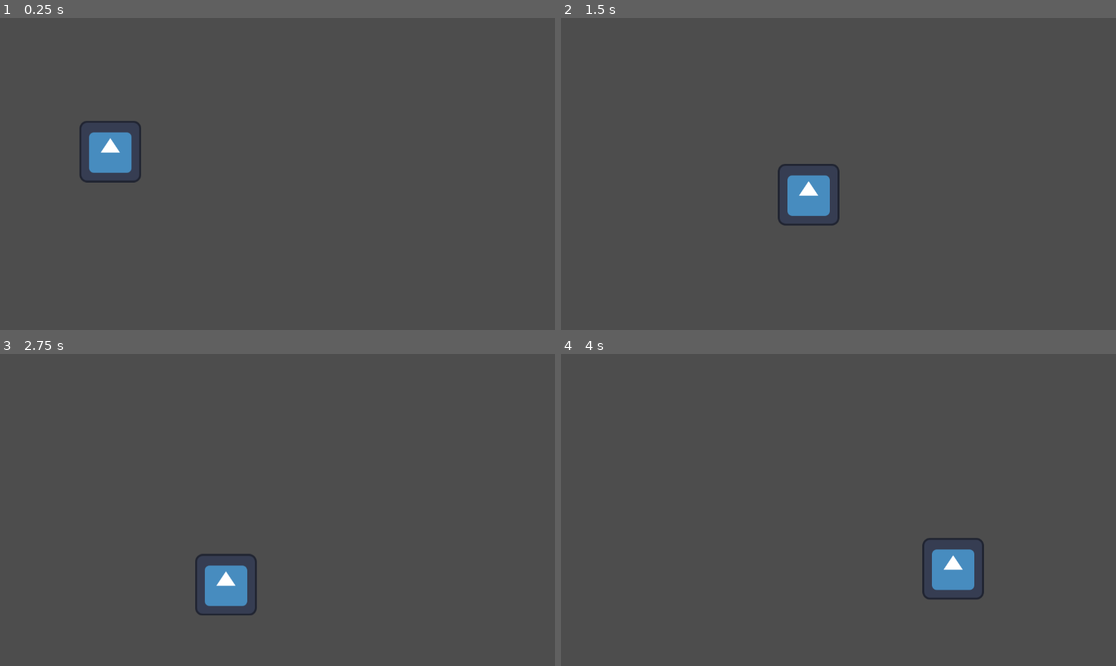
Above: before the commit, frames 1-4 (two rows, left to right).
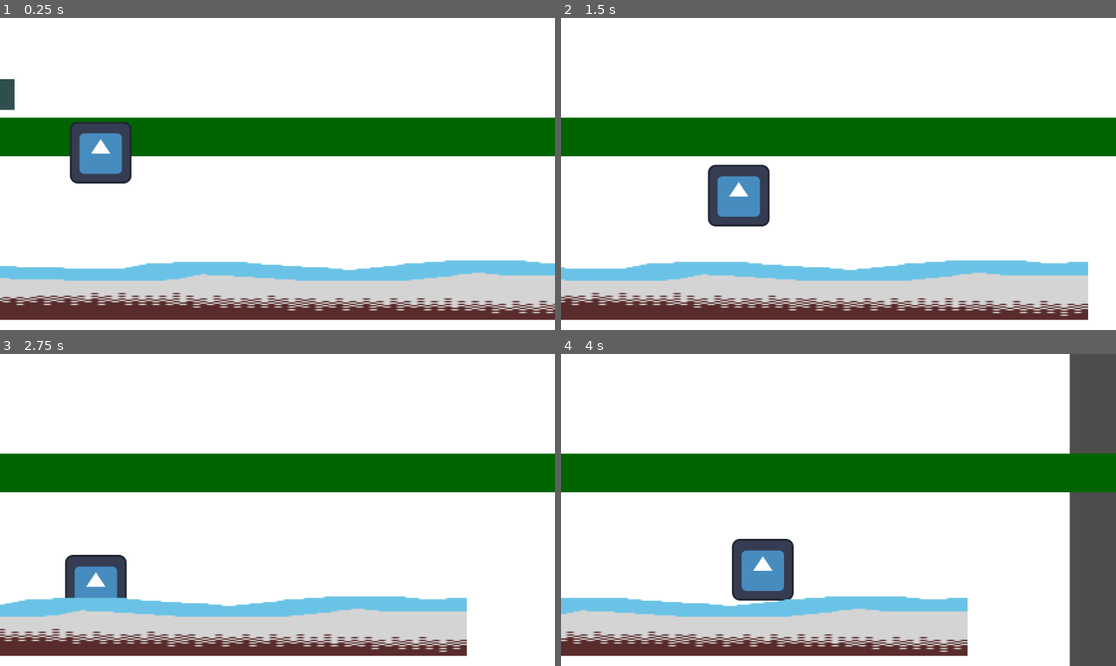
Above: after the commit, the same moments.

Repository: TNHo/Hack-Damien-2026-2D-GD
Game: Godot game, scene res://node_2d.tscn
Two runs of this game, one before a commit and one after it. Both use one fixed random seed, a clock stepped at 60 frames per second and the inputs below. This scene is started directly instead of the project's main scene. The engine's default icon, where the game draws it, is replaced by a stand-in: a white triangle on a blue panel in a dark square.
Inputs:
- Up to frame 1 (0.25 s): no input
- Up to frame 2 (1.5 s): hold Right (ui_right) from 0.53 s (still down); tap W (jump) at 0.77 s
- Up to frame 3 (2.75 s): tap W (jump) at 1.52 s; release Right (ui_right) at 2.03 s; hold Left (ui_left) from 2.03 s (still down)
- Up to frame 4 (4 s): release Left (ui_left) at 2.78 s; hold Right (ui_right) from 2.78 s (still down); tap W (jump) at 3.02, 3.77 s

The runs differ from the first frame. In frame 1, 99% of the frame differs, in the area x 0-100%, y 0-100%; in frame 2, 99%; in frame 3, 99%; in frame 4, 92%.

Commit message:
update
...

Diff:
--- /dev/null
+++ b/2d-side-scroller/camera_2d.gd
@@ -0,0 +1,11 @@
+extends Camera2D
+
+
+# Called when the node enters the scene tree for the first time.
+func _ready() -> void:
+	pass # Replace with function body.
+
+
+# Called every frame. 'delta' is the elapsed time since the previous frame.
+func _process(delta: float) -> void:
+	pass
--- /dev/null
+++ b/2d-side-scroller/node_2d.gd
@@ -0,0 +1,11 @@
+extends Node2D
+
+
+# Called when the node enters the scene tree for the first time.
+func _ready() -> void:
+	pass # Replace with function body.
+
+
+# Called every frame. 'delta' is the elapsed time since the previous frame.
+func _process(delta: float) -> void:
+	pass
--- a/2d-side-scroller/node_2d.tscn
+++ b/2d-side-scroller/node_2d.tscn
@@ -1,7 +1,41 @@
-[gd_scene format=3 uid="uid://txbbrd0dyla4"]
+[gd_scene format=3 uid="uid://c276p4o3mkfsf"]
 
-[ext_resource type="Script" uid="uid://cnbg36e1u0pvo" path="res://character_body_2d.gd" id="1_0e48y"]
+[ext_resource type="Script" path="res://character_body_2d.gd" id="1_0e48y"]
 [ext_resource type="Texture2D" uid="uid://dlh2534rwc6d8" path="res://icon.svg" id="2_epypp"]
+[ext_resource type="Texture2D" uid="uid://b5625cm1k4s85" path="res://ground.png" id="3_epypp"]
+
+[sub_resource type="GDScript" id="GDScript_0hol4"]
+script/source = "extends Node2D
+
+func _draw():
+	# blocky clouds
+	draw_rect(Rect2(100, 80, 32, 16), Color.WHITE)
+	draw_rect(Rect2(132, 64, 32, 32), Color.WHITE)
+	draw_rect(Rect2(164, 80, 32, 16), Color.WHITE)
+
+	draw_rect(Rect2(500, 120, 32, 16), Color.WHITE)
+	draw_rect(Rect2(532, 104, 32, 32), Color.WHITE)
+	draw_rect(Rect2(564, 120, 32, 16), Color.WHITE)
+
+	# far mountains
+	draw_rect(Rect2(0, 320, 64, 64), Color.DARK_SLATE_GRAY)
+	draw_rect(Rect2(64, 272, 64, 112), Color.DARK_SLATE_GRAY)
+	draw_rect(Rect2(128, 224, 64, 160), Color.DARK_SLATE_GRAY)
+	draw_rect(Rect2(192, 272, 64, 112), Color.DARK_SLATE_GRAY)
+	draw_rect(Rect2(256, 320, 64, 64), Color.DARK_SLATE_GRAY)
+
+	# ground-colored horizon
+	draw_rect(Rect2(0, 400, 2000, 80), Color.DARK_GREEN)
+"
+
+[sub_resource type="GDScript" id="GDScript_0e48y"]
+script/source = "extends Camera2D
+
+@export var scroll_speed := 100.0
+
+func _process(delta):
+	position.x += scroll_speed * delta
+"
 
 [sub_resource type="RectangleShape2D" id="RectangleShape2D_0hol4"]
 size = Vector2(125, 126)
@@ -10,6 +44,23 @@
 size = Vector2(1721, 119)
 
 [node name="main-scene" type="Node2D" unique_id=1039913588]
+
+[node name="ColorRect" type="ColorRect" parent="." unique_id=789415722]
+offset_left = -270.0
+offset_top = -195.0
+offset_right = 1451.0
+offset_bottom = 683.0
+
+[node name="Parallax2D" type="Parallax2D" parent="ColorRect" unique_id=1697194300]
+
+[node name="Sprite2D" type="Sprite2D" parent="ColorRect/Parallax2D" unique_id=1366853781]
+script = SubResource("GDScript_0hol4")
+
+[node name="Node2D" type="Node2D" parent="ColorRect/Parallax2D" unique_id=1102437467]
+
+[node name="Camera2D" type="Camera2D" parent="ColorRect" unique_id=1379060436]
+position = Vector2(841, 517)
+script = SubResource("GDScript_0e48y")
 
 [node name="PlayerCharacterBody2D" type="CharacterBody2D" parent="." unique_id=1195590722]
 script = ExtResource("1_0e48y")
@@ -29,3 +80,6 @@
 shape = SubResource("RectangleShape2D_0e48y")
 
 [node name="GndSprite2D" type="Sprite2D" parent="GndCharacterBody2D2" unique_id=1106481670]
+position = Vector2(534.00006, 485)
+scale = Vector2(7.05, 1.4)
+texture = ExtResource("3_epypp")
--- /dev/null
+++ b/2d-side-scroller/sprite_2d.gd
@@ -0,0 +1,11 @@
+extends Sprite2D
+
+
+# Called when the node enters the scene tree for the first time.
+func _ready() -> void:
+	pass # Replace with function body.
+
+
+# Called every frame. 'delta' is the elapsed time since the previous frame.
+func _process(delta: float) -> void:
+	pass
Not shown, added: 2d-side-scroller/camera_2d.gd.uid
Not shown, added: 2d-side-scroller/cave.png.import
Not shown, added: 2d-side-scroller/ground.png.import
Not shown, added: 2d-side-scroller/node_2d.gd.uid
Not shown, added: 2d-side-scroller/sprite_2d.gd.uid
